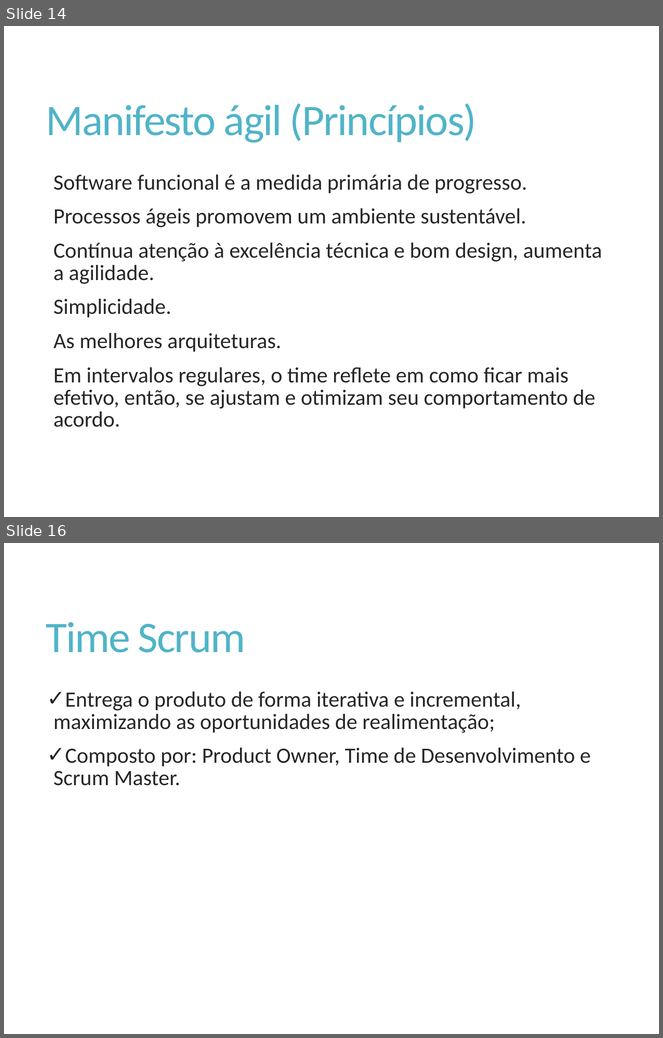
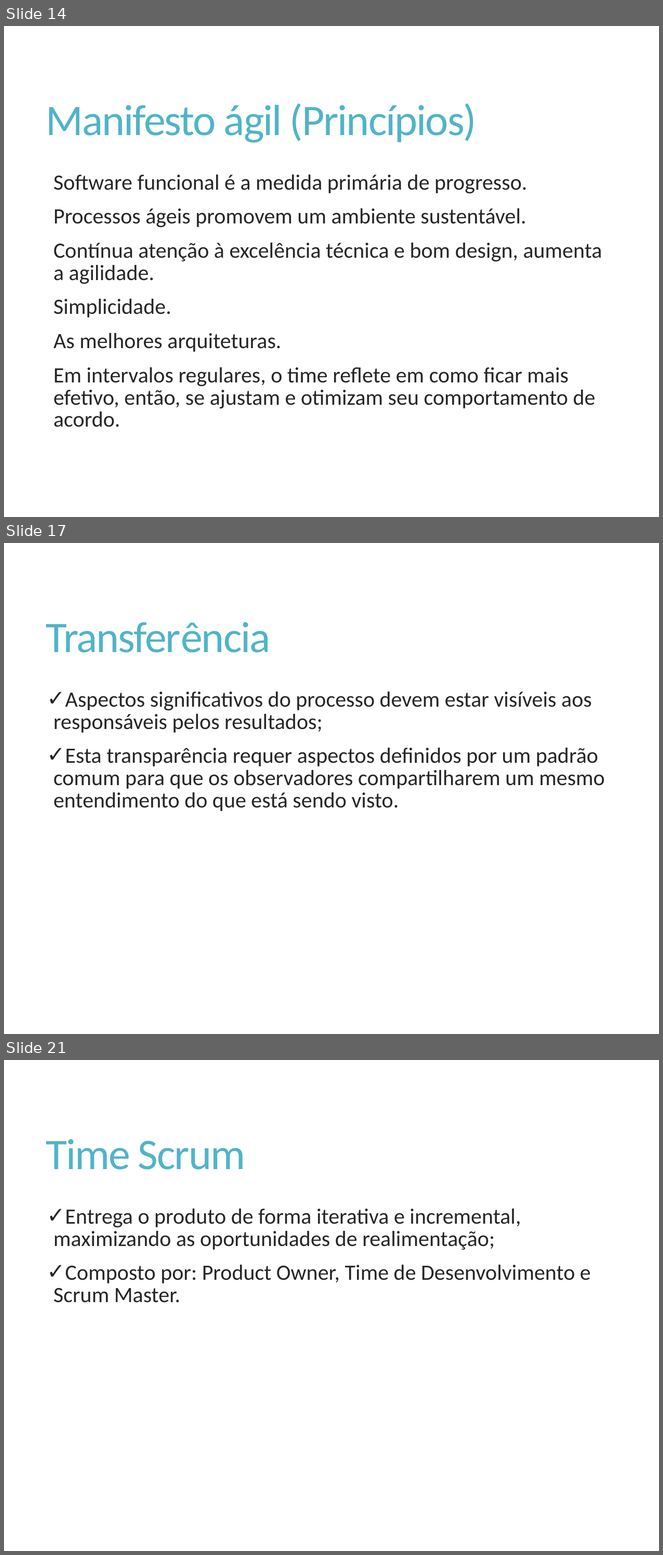
Before and after one commit to Elton-Garbin/TCC-2016, a slide deck: StartIdea/StartIdea.Docs/Apresentacao.pptx. Shown one above the other, each under a label of ours: slides 14 and 16 before the commit, slides 14, 17 and 21 after it; the slides between them are not shown. The pictures are 663x1038 and 663x1555 pixels, drawn with LibreOffice and Linux fonts; fonts in the diff are those of the drawing. Boxes give left, top, right and bottom in pixels: in the first picture for what was removed or moved away, otherwise in the second. Text is boxed around its words. In the diff, an @@ line names an element or a change of style, - is before the commit and + after.

```diff
--- a/StartIdea/StartIdea.Docs/Apresentacao.pptx
+++ b/StartIdea/StartIdea.Docs/Apresentacao.pptx
@@ slide 17 added at [4, 543, 659, 1034], background #FFFFFF @@
@@ title added at [46, 622, 271, 653], 48 pt, text #50B4C8 @@
+Transferência
@@ text added at [53, 692, 605, 811], 24 pt, text #262626 @@
+✓ Aspectos significativos do processo devem estar visíveis aos responsáveis pelos resultados;
+✓ Esta transparência requer aspectos definidos por um padrão comum para que os observadores compartilharem um mesmo entendimento do que está sendo visto.
@@ what was slide 16 is now slide 21 @@
```
Also in this commit, not shown: 2 slides changed, 6 other slides added, 1 slide removed.
